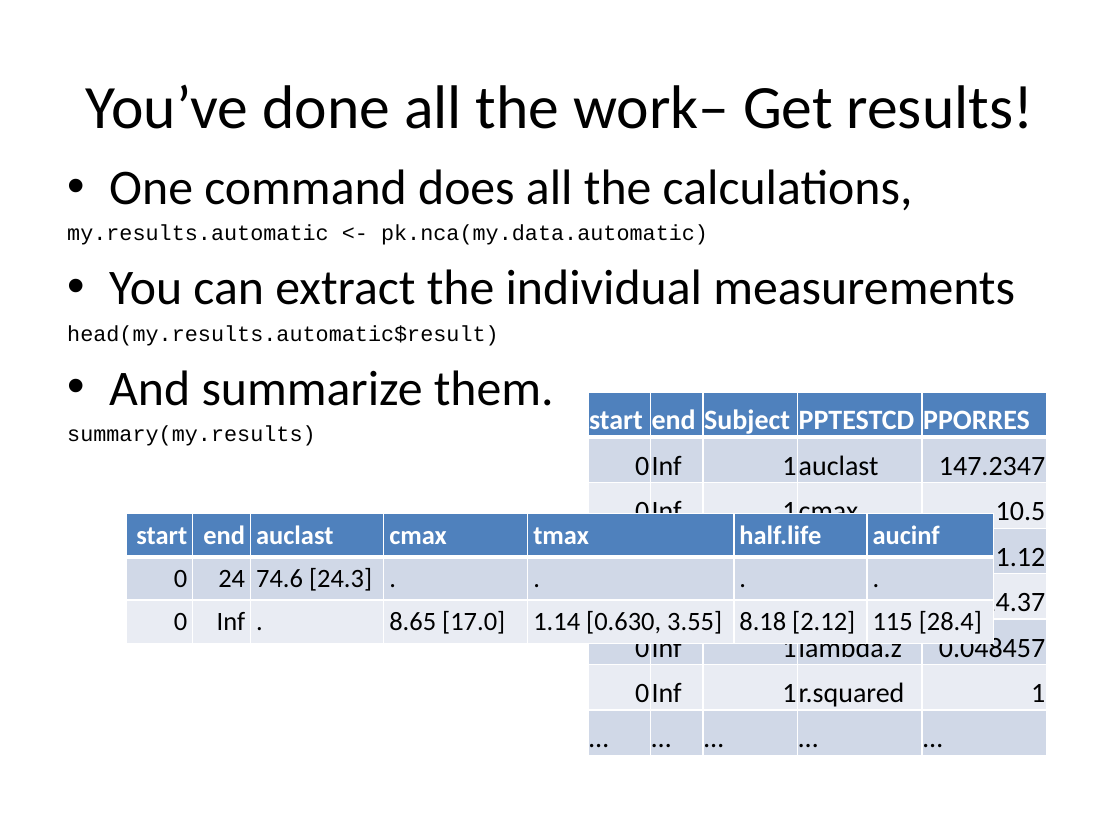
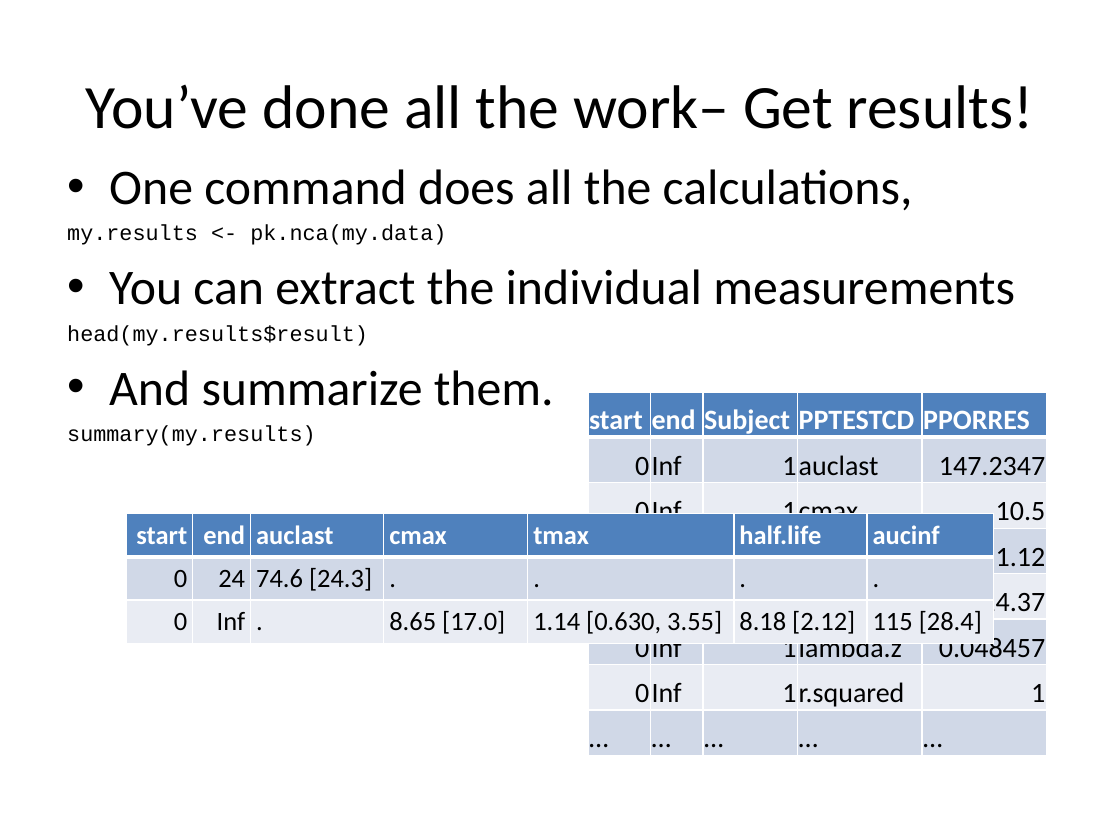
Before and after one commit to billdenney/pknca, a slide deck: slide 11 of vignettes/PKNCA-ISoP New England-2016-03-31.pptx. Drawn at 1120x840 pixels with LibreOffice and Linux fonts; fonts in the diff are those of the drawing. Boxes give left, top, right and bottom in pixels: in the first picture for what was removed or moved away, otherwise in the second. Text is boxed around its words. In the diff, an @@ line names an element or a change of style, - is before the commit and + after.

Commit message:
Fix minor typos

```diff
--- a/vignettes/PKNCA-ISoP New England-2016-03-31.pptx
+++ b/vignettes/PKNCA-ISoP New England-2016-03-31.pptx
@@ text at (67, 225, 446, 245): text changed @@
-my.results.automatic <- pk.nca(my.data.automatic)
+my.results <- pk.nca(my.data)
@@ text at (67, 325, 368, 346): text changed @@
-head(my.results.automatic$result)
+head(my.results$result)
```
Also in this commit, not shown: 1 other slide changed.
